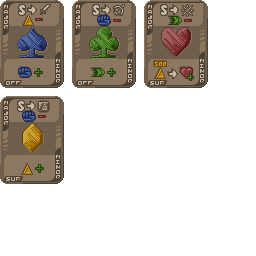
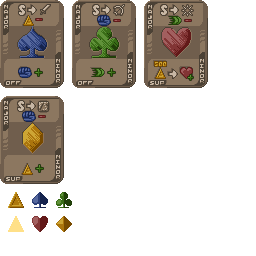
The second 256x256 image is a revision of the first. Changes to its layers:
added layer "CheckupIcons" above "Layer 3 copy 3" over <box>8,192,72,232</box>
